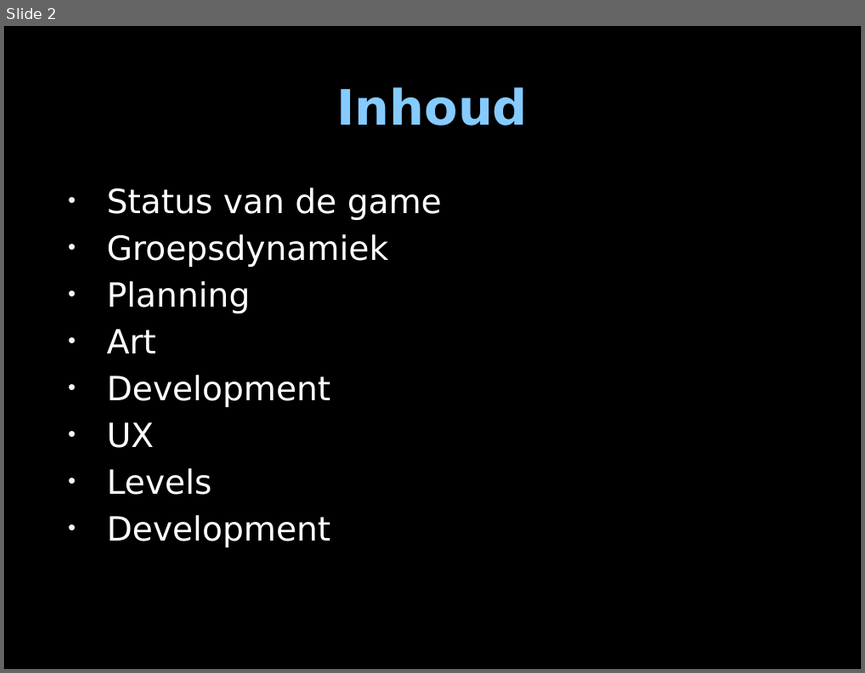
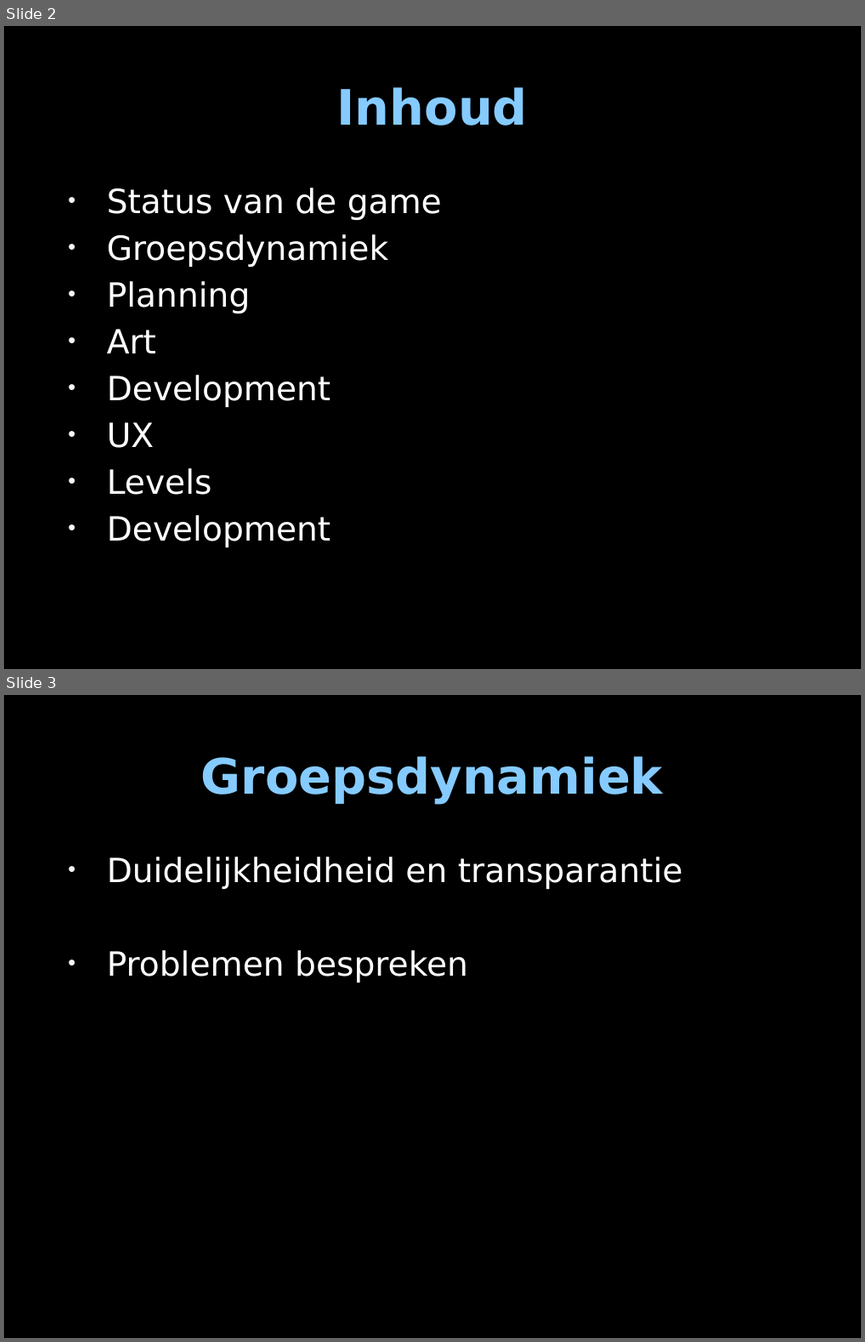
Before and after one commit to DanialVEVO/Gamelab2, a slide deck: Presentatie/DevPhase1.pptx. Shown one above the other, each under a label of ours: slide 2 before the commit, slides 2 and 3 after it. The pictures are 865x673 and 865x1342 pixels, drawn with LibreOffice and Linux fonts; fonts in the diff are those of the drawing; background and template pictures are left out. Boxes give left, top, right and bottom in pixels: in the first picture for what was removed or moved away, otherwise in the second. Text is boxed around its words. In the diff, an @@ line names an element or a change of style, - is before the commit and + after.

```diff
--- a/Presentatie/DevPhase1.pptx
+++ b/Presentatie/DevPhase1.pptx
@@ slide 3 added at (4,695,861,1338), background picture (left out) @@
@@ title added at (201,756,663,804), 41 pt, text gradient #85CBFF to #6AC3FF, bold @@
+Groepsdynamiek
@@ text added at (107,857,683,982), 28 pt, text #FFFFFF @@
+• Duidelijkheidheid en transparantie
+• Problemen bespreken
```
Also in this commit, not shown: 6 other slides added, 2 slides removed, 3 other files.
